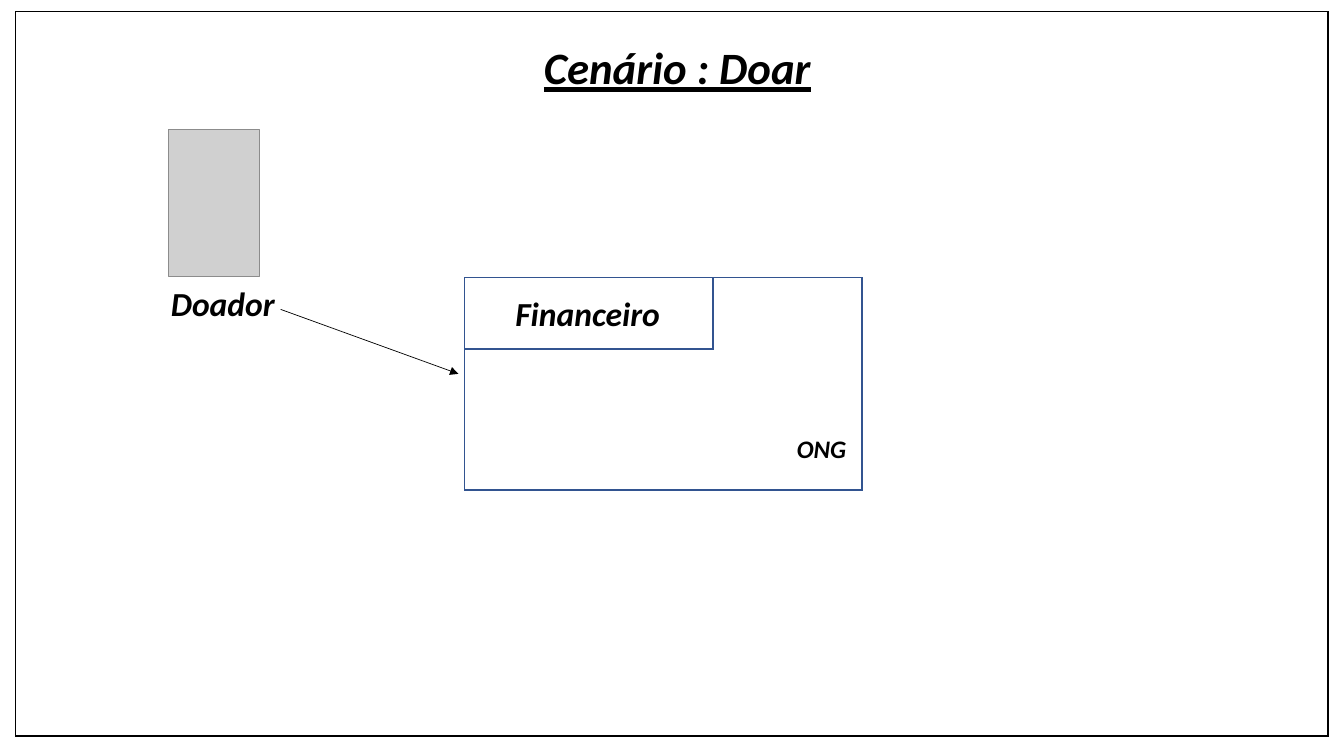
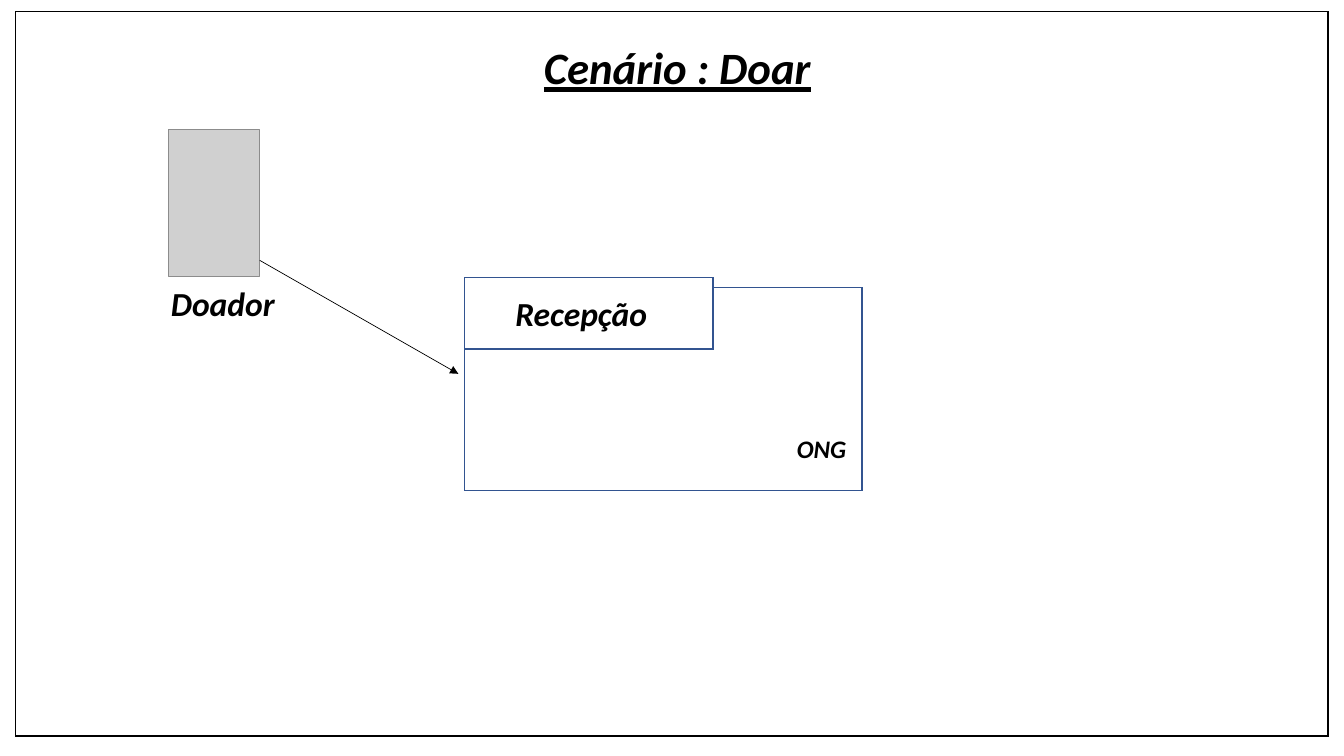
Before and after one commit to Ney-Rocha/OPE-3-semestre, a slide deck: slide 10 of cenario_de_negocio.pptx (slide 12 before the commit). Drawn at 1344x756 pixels with LibreOffice and Linux fonts; fonts in the diff are those of the drawing; grey boxes stand for pictures. Boxes give left, top, right and bottom in pixels: in the first picture for what was removed or moved away, otherwise in the second. Text is boxed around its words. In the diff, an @@ line names an element or a change of style, - is before the commit and + after.

```diff
--- a/cenario_de_negocio.pptx
+++ b/cenario_de_negocio.pptx
@@ arrow moved from (280, 310) - (459, 374) to (260, 260) - (459, 374) @@
@@ rectangle: place and size @@
-rectangle at bbox=[465, 278, 863, 491]
+rectangle at bbox=[465, 287, 863, 490]
@@ text at bbox=[515, 303, 647, 332]: text changed @@
-Financeiro
+Recepção
```
Also in this commit, not shown: 8 other slides changed, 7 slides added, 2 slides removed.
